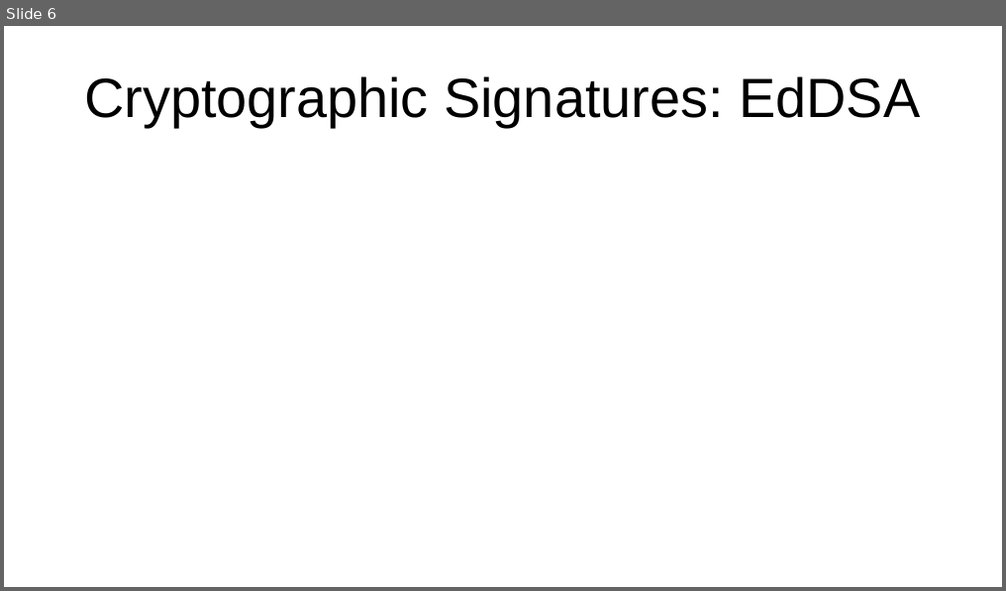
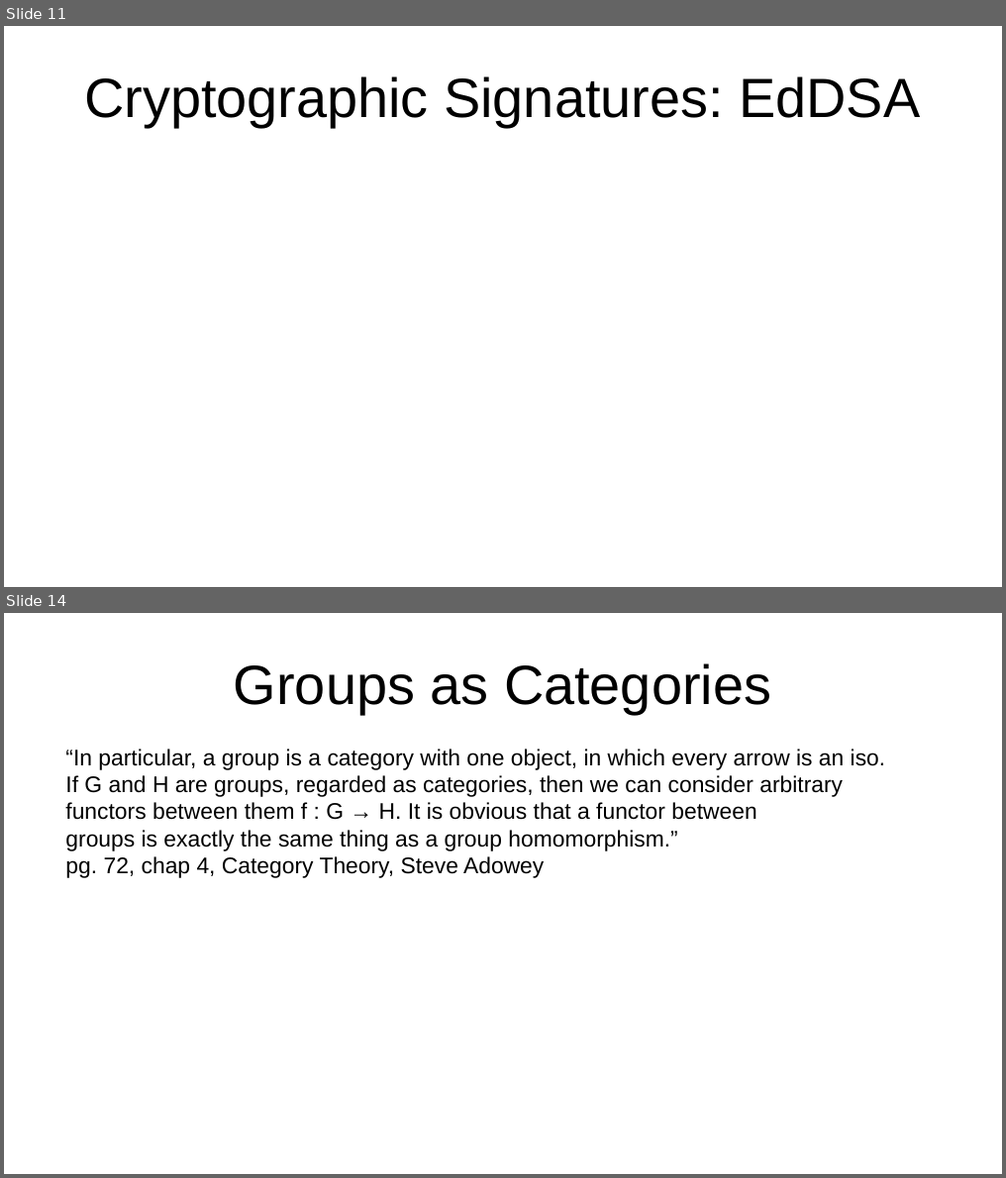
Before and after one commit to bshambaugh/Explorations-of-Category-Theory-for-Self-Sovereign-Identity, a slide deck: resources/IIW35_fA2022_cat_theory_for_SSI.odp. Shown one above the other, each under a label of ours: slide 6 before the commit, slides 11 and 14 after it; the slides between them are not shown. The pictures are 1006x591 and 1006x1178 pixels, drawn with LibreOffice and Linux fonts; fonts in the diff are those of the drawing. Boxes give left, top, right and bottom in pixels: in the first picture for what was removed or moved away, otherwise in the second. Text is boxed around its words. In the diff, an @@ line names an element or a change of style, - is before the commit and + after.

Commit message:
add latest work for category theory talk

```diff
--- a/resources/IIW35_fA2022_cat_theory_for_SSI.odp
+++ b/resources/IIW35_fA2022_cat_theory_for_SSI.odp
@@ slide 14 added at (4, 613, 1002, 1174), background #FFFFFF @@
@@ title added at (234, 663, 771, 714), 44 pt, text #000000 @@
+Groups as Categories
@@ text added at (65, 749, 886, 878), 18 pt, text #000000 @@
+“In particular, a group is a category with one object, in which every arrow is an iso.
+If G and H are groups, regarded as categories, then we can consider arbitrary
+functors between them f : G → H. It is obvious that a functor between
+groups is exactly the same thing as a group homomorphism.”
+pg. 72, chap 4, Category Theory, Steve Adowey
@@ what was slide 6 is now slide 11 @@
```
Also in this commit, not shown: 5 slides changed, 9 other slides added, 3 slides removed, 1 other file.
